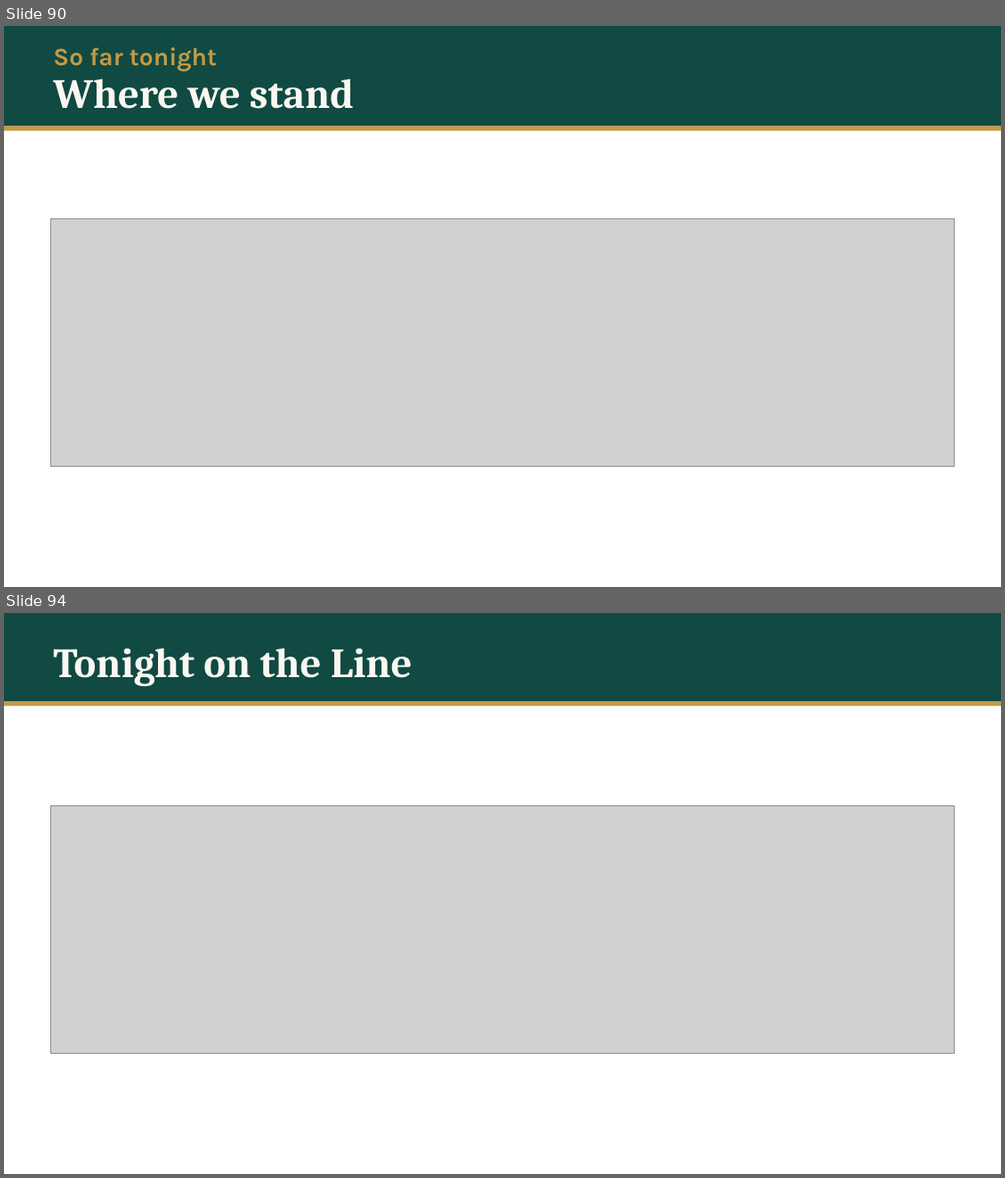
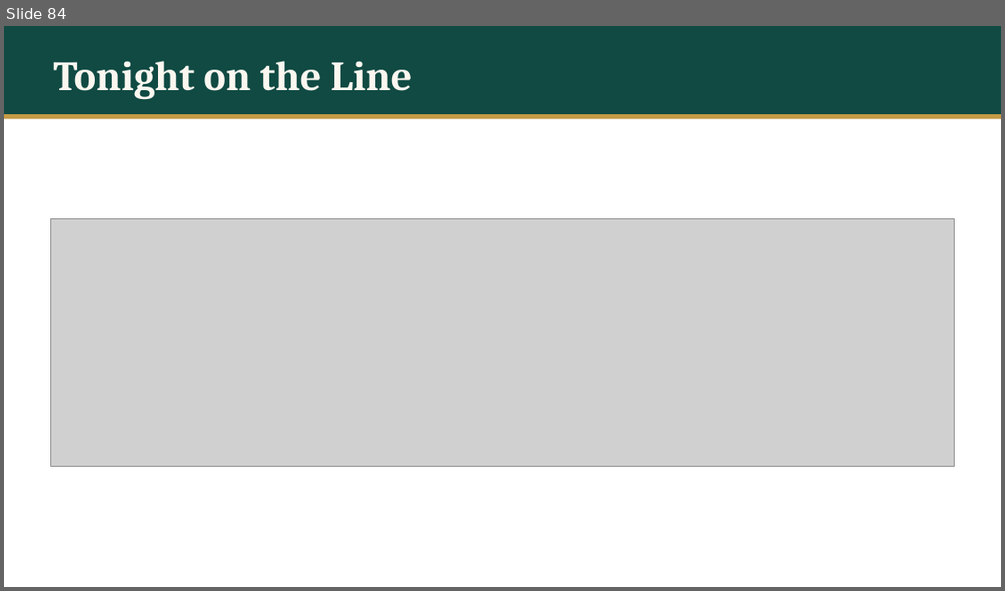
Before and after one commit to daniyalyasin93/2026SeptemberIslamicHistoryClass, a slide deck: S06_hadramawt_bahrayn/S06.pptx. Shown one above the other, each under a label of ours: slides 90 and 94 before the commit, slide 84 after it; the slides between them are not shown. The pictures are 1005x1178 and 1005x591 pixels, drawn with LibreOffice and Linux fonts; fonts in the diff are those of the drawing; grey boxes stand for pictures. Boxes give left, top, right and bottom in pixels: in the first picture for what was removed or moved away, otherwise in the second. Text is boxed around its words. In the diff, an @@ line names an element or a change of style, - is before the commit and + after.

```diff
--- a/S06_hadramawt_bahrayn/S06.pptx
+++ b/S06_hadramawt_bahrayn/S06.pptx
@@ slide 90 removed at box(4, 26, 1001, 587), background #FFFFFF @@
@@ rectangle removed at box(4, 26, 1001, 127) @@
@@ text removed at box(53, 47, 217, 71) @@
-So far tonight
@@ text removed at box(53, 79, 354, 109) @@
-Where we stand
@@ rectangle removed at box(4, 127, 1001, 131) @@
@@ picture removed at box(50, 219, 955, 467) @@
@@ what was slide 94 is now slide 84 @@
```
Also in this commit, not shown: 7 slides changed, 2 slides added, 11 other slides removed, 18 other files.
